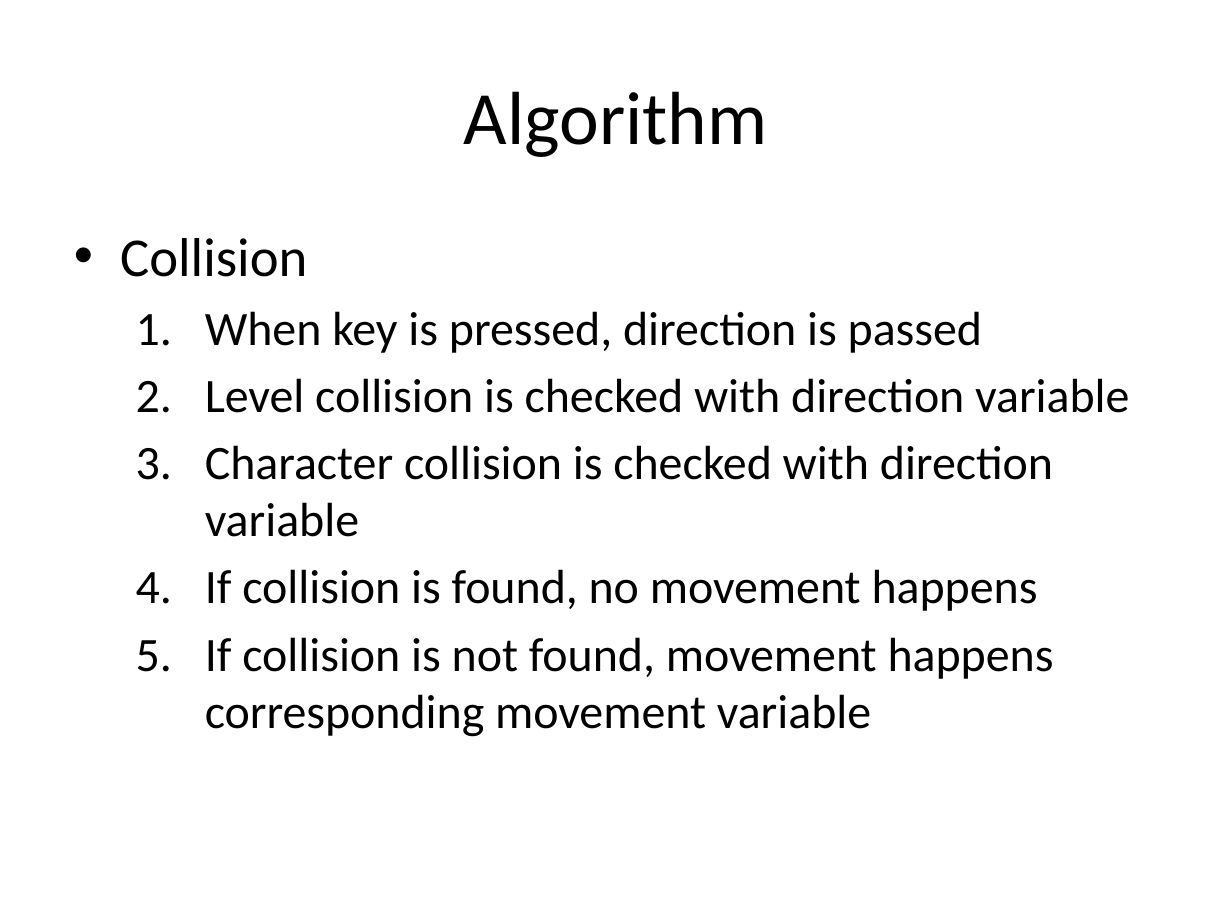
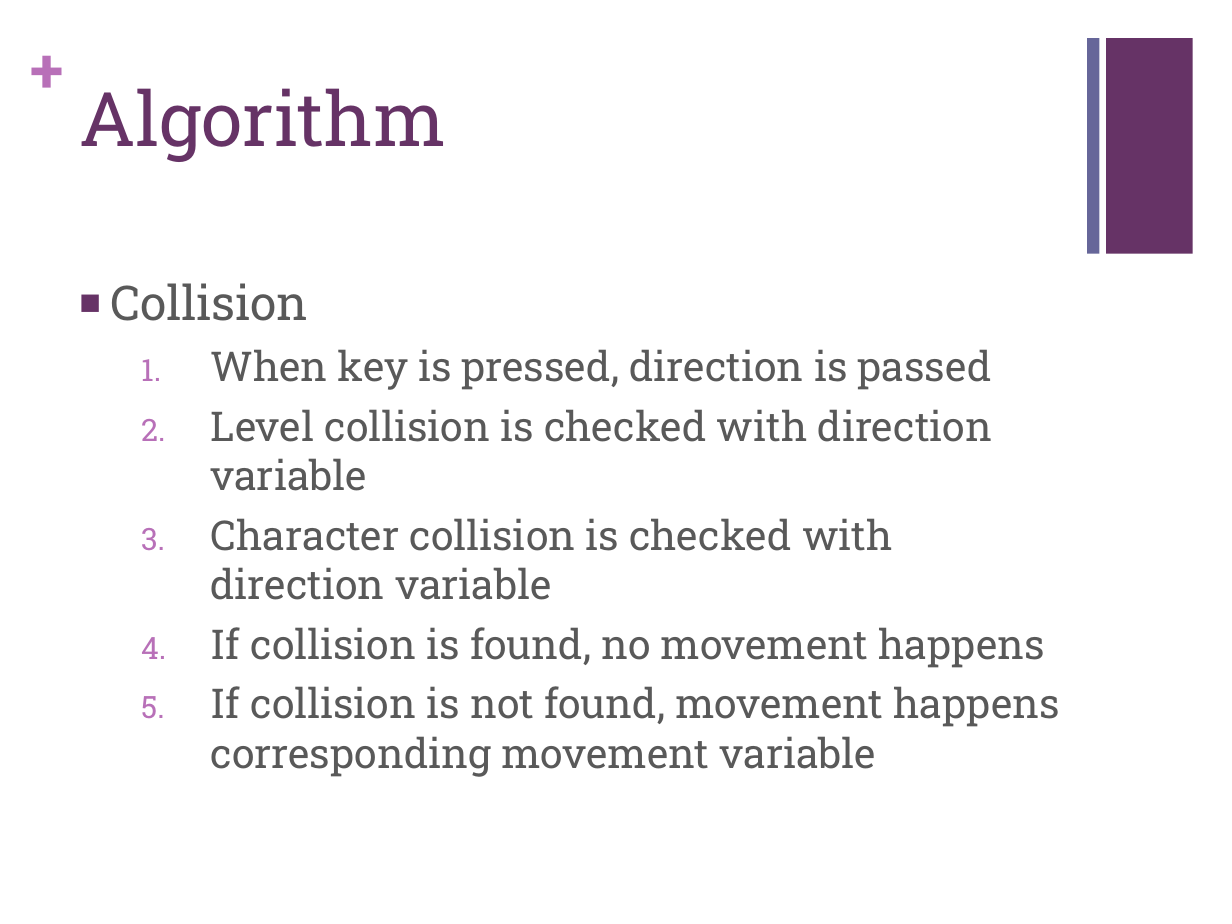
Before and after one commit to juangonzalez/Juan, a slide deck: slide 6 of BomberJuan.pptx. Drawn at 1232x924 pixels with LibreOffice and Linux fonts; fonts in the diff are those of the drawing. Boxes give left, top, right and bottom in pixels: in the first picture for what was removed or moved away, otherwise in the second. Text is boxed around its words. In the diff, an @@ line names an element or a change of style, - is before the commit and + after.

```diff
--- a/BomberJuan.pptx
+++ b/BomberJuan.pptx
@@ text added at <box>30,31,65,106</box>, 36 pt, text #B870B8, bold @@
++
@@ rectangle added at <box>1087,38,1099,254</box>, fill #666699 @@
@@ rectangle added at <box>1106,38,1193,254</box>, fill #663366 @@
@@ title "Algorithm": place and size @@
-title "Algorithm" at <box>464,91,768,157</box>
+title "Algorithm" at <box>79,88,445,162</box>
@@ title "Algorithm" at <box>79,88,445,162</box>: font Calibri to Roboto Slab, text colour #000000 to #663366; alignment centre to left; vertical alignment middle to top @@
@@ text "Collision": place and size @@
-text "Collision" at <box>120,238,1129,737</box>
+text "Collision" at <box>110,283,1059,777</box>
@@ text "Collision" at <box>110,283,1059,777</box>: size 32 to 28 pt in "Collision"; font Calibri to Roboto Slab, text colour #000000 to #595959, size 28 to 24 pt; bullet • to ■; more space between paragraphs @@
```
Also in this commit, not shown: 6 other slides changed.
